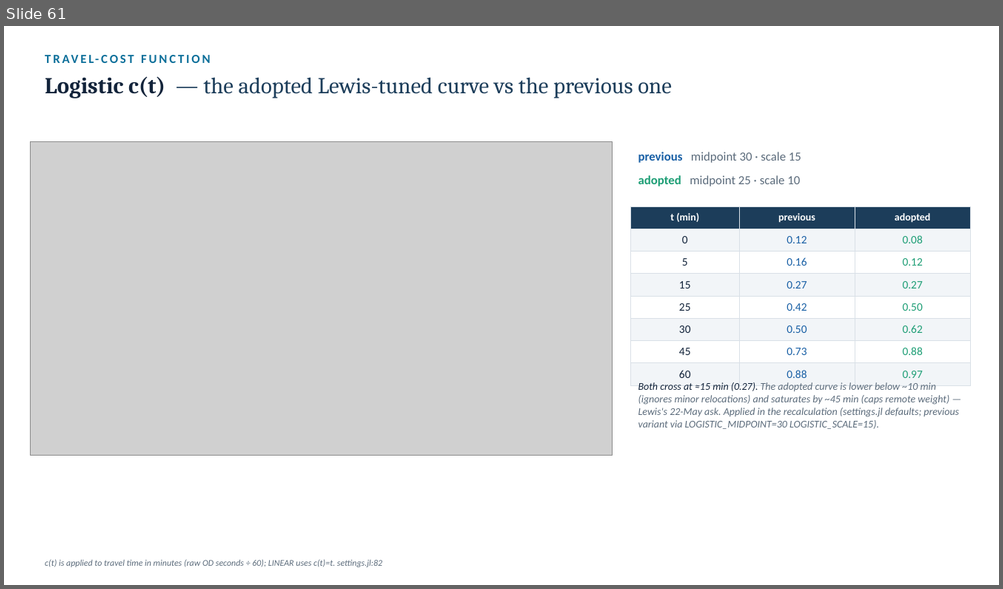
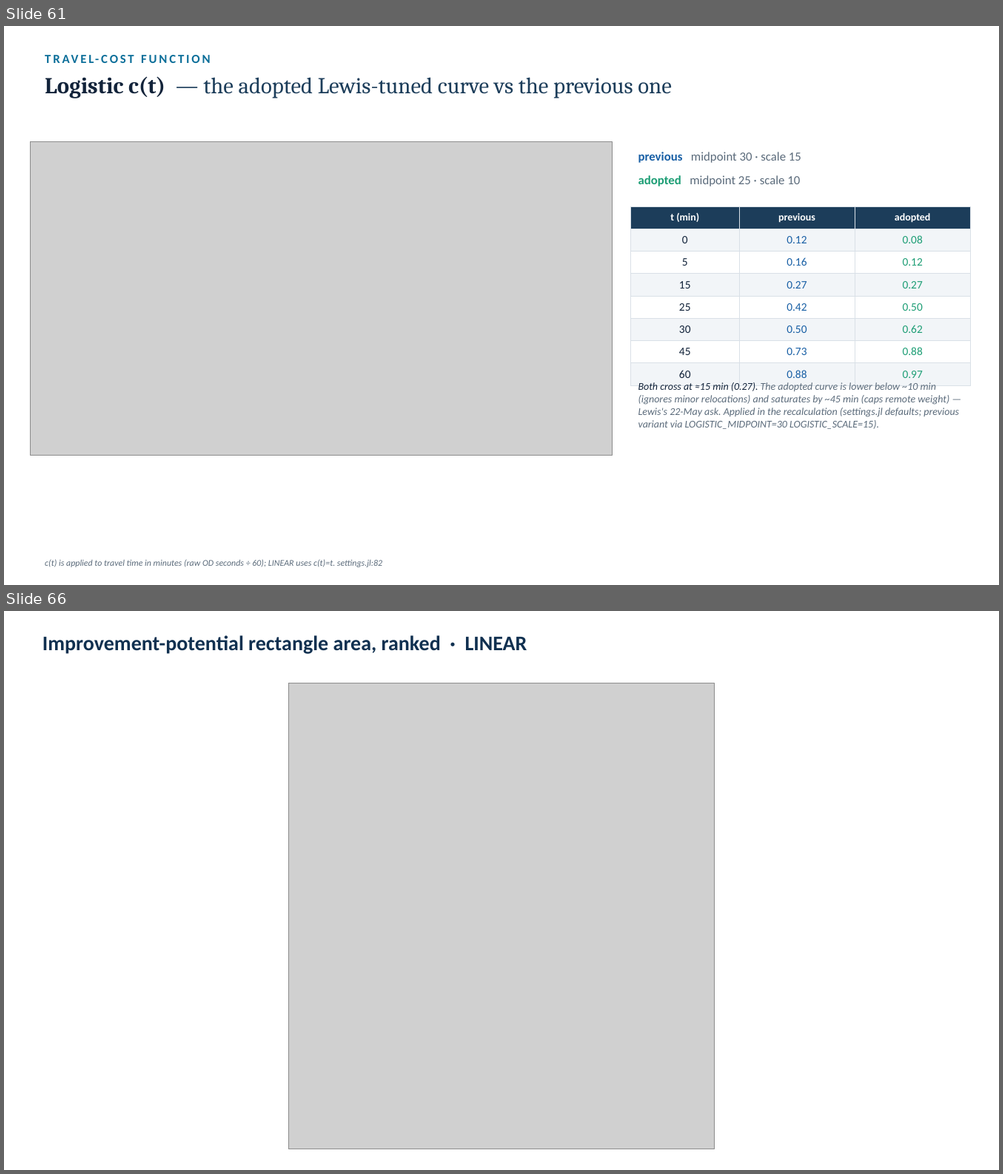
Before and after one commit to ObjectVision/NetworkModel_EU, a slide deck: doc/lambda_sweep5.pptx. Shown one above the other, each under a label of ours: slide 61 before the commit, slides 61 and 66 after it; the slides between them are not shown. The pictures are 1003x589 and 1003x1174 pixels, drawn with LibreOffice and Linux fonts; fonts in the diff are those of the drawing; grey boxes stand for pictures. Boxes give left, top, right and bottom in pixels: in the first picture for what was removed or moved away, otherwise in the second. Text is boxed around its words. In the diff, an @@ line names an element or a change of style, - is before the commit and + after.

```diff
--- a/doc/lambda_sweep5.pptx
+++ b/doc/lambda_sweep5.pptx
@@ slide 66 added at (4,611,999,1170), background #FFFFFF @@
@@ text added at (42,635,527,654), 20 pt, text #103050, bold @@
+Improvement-potential rectangle area, ranked · LINEAR
@@ picture added at (288,684,714,1150) @@
```
Also in this commit, not shown: 5 other slides added.
